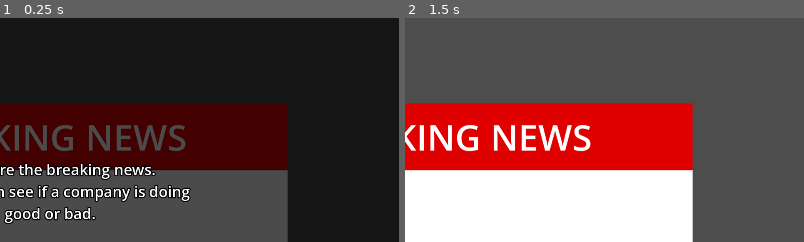
Above: before the commit, frames 1-2 (left to right).
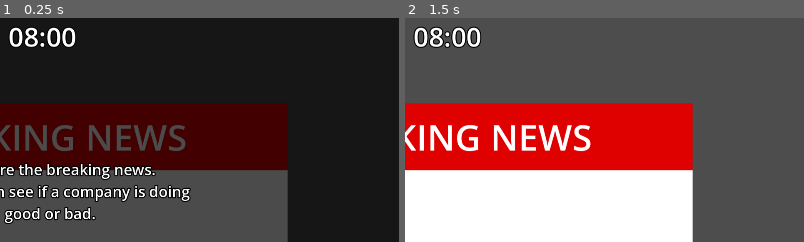
Above: after the commit, the same moments.

Repository: ThyGram/Eksamensprojekt-DDU
Game: Godot game, scene res://MainGame/main_game_tv.tscn
Two runs of this game, one before a commit and one after it. Both use one fixed random seed, a clock stepped at 60 frames per second and the inputs below. This scene is started directly instead of the project's main scene.
Inputs (mouse positions are % of the whole screen's width and height, from its top left):
- Up to frame 1 (0.25 s): no input
- Up to frame 2 (1.5 s): click (7, 92) at 0.5 s; tap Enter (ui_accept) at 1.25 s; move the mouse to (72, 45) at 1.27 s; hold D (Right) from 1.28 s (still down); hold Enter (ui_accept) from 1.28 s (still down)
The pictures show only the part of the screen within x 45-95%, y 0-50%; the shares and areas given below are measured in that part.

The runs differ from the first frame. In frame 1, 0.7% of the frame differs, in the area x 2-20%, y 4-13%; in frame 2, 1.1%, in the area x 2-20%, y 4-14%.

Commit message:
small fixes

Diff:
--- a/GodotGame/MainGame/Player.gd
+++ b/GodotGame/MainGame/Player.gd
@@ -72,8 +72,12 @@
 		storage.PlayerPosition = self.global_position
 		get_tree().change_scene_to_file("res://MainGame/main_game_tv.tscn")
 	elif (event.is_action_pressed("ui_accept") and in_bedRange):
-		get_tree().paused = true
-		get_parent().add_child(ConfirmationNode.instantiate())
+		if storage.GameWatch < 1440:
+			get_tree().paused = true
+			get_parent().add_child(ConfirmationNode.instantiate())
+		else:
+			storage.PlayerPosition = self.global_position
+			get_tree().change_scene_to_file("res://switch_screen.tscn")
 	elif (event.is_action_pressed("ui_accept") and in_doorRange and (storage.Day == 5 or storage.Day == 11)):
 		storage.PlayerPosition = self.global_position
 		get_tree().change_scene_to_file("res://MainGame/main_game_doorchat.tscn")
--- a/GodotGame/MainGame/main_game_bedroom.tscn
+++ b/GodotGame/MainGame/main_game_bedroom.tscn
@@ -714,4 +714,4 @@
 [connection signal="body_entered" from="TV/Area2D" to="Player" method="_on_tv_body_entered"]
 [connection signal="body_exited" from="TV/Area2D" to="Player" method="_on_tv_body_exited"]
 [connection signal="body_entered" from="Door/Area2D" to="Player" method="_on_door_body_entered"]
-[connection signal="body_exited" from="Door/Area2D" to="Player" method="_on_area_2d_body_exited"]
+[connection signal="body_exited" from="Door/Area2D" to="Player" method="_on_door_body_exited"]
--- a/GodotGame/MainGame/main_game_tv.gd
+++ b/GodotGame/MainGame/main_game_tv.gd
@@ -3,9 +3,11 @@
 var rng : RandomNumberGenerator = RandomNumberGenerator.new()
 # Called when the node enters the scene tree for the first time.
 func _ready():
+	Gamewatch_Increase()
 	$Background/TVBackground/BadNEWS.text = storage.Badnews
 	$Background/TVBackground/GoodNEWS.text = storage.Goodnews
 	storage.connect("news_changed", UpdateNews)
+	storage.connect("gamewatch_changed", Gamewatch_Increase)
 
 	if (!storage.TVTutorial or storage.TVTutorial == null):
 		storage.TVTutorial = false
@@ -30,10 +32,18 @@
 	elif (event.is_action_pressed("LeftClick") and !storage.TVTutorial):
 		tutorialclear()
 
-# Called every frame. 'delta' is the elapsed time since the previous frame.
-func _process(delta):
-	pass
-
+func Gamewatch_Increase():
+	var GameWatch = storage.GameWatch
+	if GameWatch % 60 > 9:
+			if int(GameWatch/60) > 9:
+				$GameTimer.text = str(int(GameWatch/60)) + ":" + str(GameWatch % 60)
+			else:
+				$GameTimer.text = "0" + str(int(GameWatch/60)) + ":" + str(GameWatch % 60)
+	else:
+		if int(GameWatch/60) > 9:
+			$GameTimer.text = str(int(GameWatch/60)) + ":0" + str(GameWatch % 60)
+		else:
+			$GameTimer.text = "0" + str(int(GameWatch/60)) + ":0" + str(GameWatch % 60)
 
 func _on_return_button_pressed():
 	if storage.TVTutorial == true:
--- a/GodotGame/MainGame/main_game_tv.tscn
+++ b/GodotGame/MainGame/main_game_tv.tscn
@@ -150,4 +150,20 @@
 horizontal_alignment = 1
 vertical_alignment = 1
 
+[node name="GameTimer" type="Label" parent="."]
+top_level = true
+z_index = 1
+layout_mode = 1
+anchors_preset = 5
+anchor_left = 0.5
+anchor_right = 0.5
+offset_left = -65.0
+offset_right = 65.0
+offset_bottom = 69.0
+grow_horizontal = 2
+theme_override_colors/font_outline_color = Color(0, 0, 0, 1)
+theme_override_constants/outline_size = 10
+theme_override_font_sizes/font_size = 64
+text = "08:00"
+
 [connection signal="pressed" from="ReturnButton" to="." method="_on_return_button_pressed"]
--- a/GodotGame/SwitchScreen.gd
+++ b/GodotGame/SwitchScreen.gd
@@ -1,12 +1,8 @@
 extends Control
 
-
-# Called when the node enters the scene tree for the first time.
 func _ready():
 	$Timer.start(4)
 
-
-# Called every frame. 'delta' is the elapsed time since the previous frame.
 func _process(delta):
 	if $Timer.time_left > 3:
 		$Panel/ZZZ.text = "ZZZ"
@@ -17,7 +13,6 @@
 	elif $Timer.time_left > 0:
 		$Panel/ZZZ.text = "ZZZ..."
 
-
 func _on_timer_timeout():
 	var hoursremaining : int = 16 - (int(storage.GameWatch/60) - 8)
 	storage.StockChange(hoursremaining)
